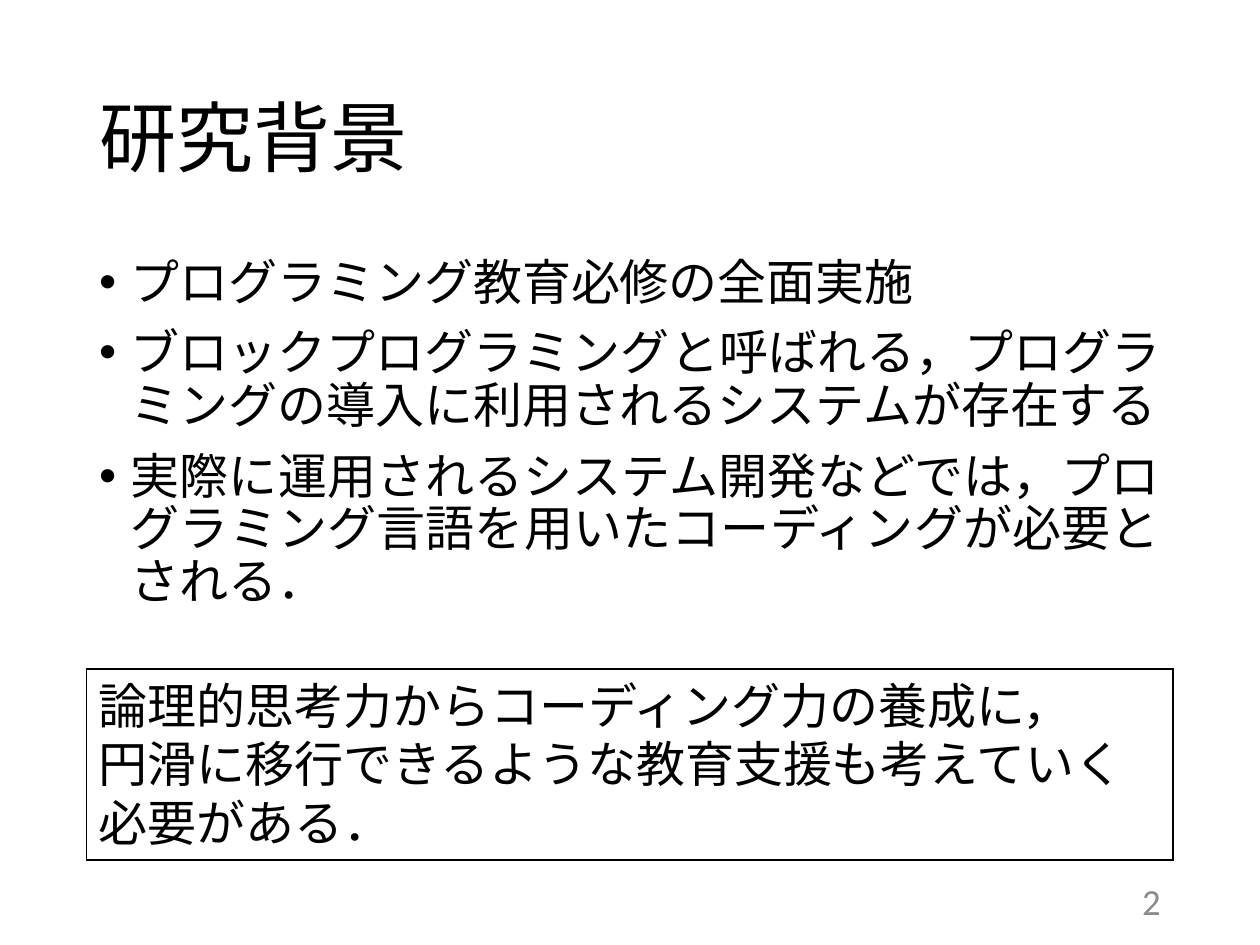
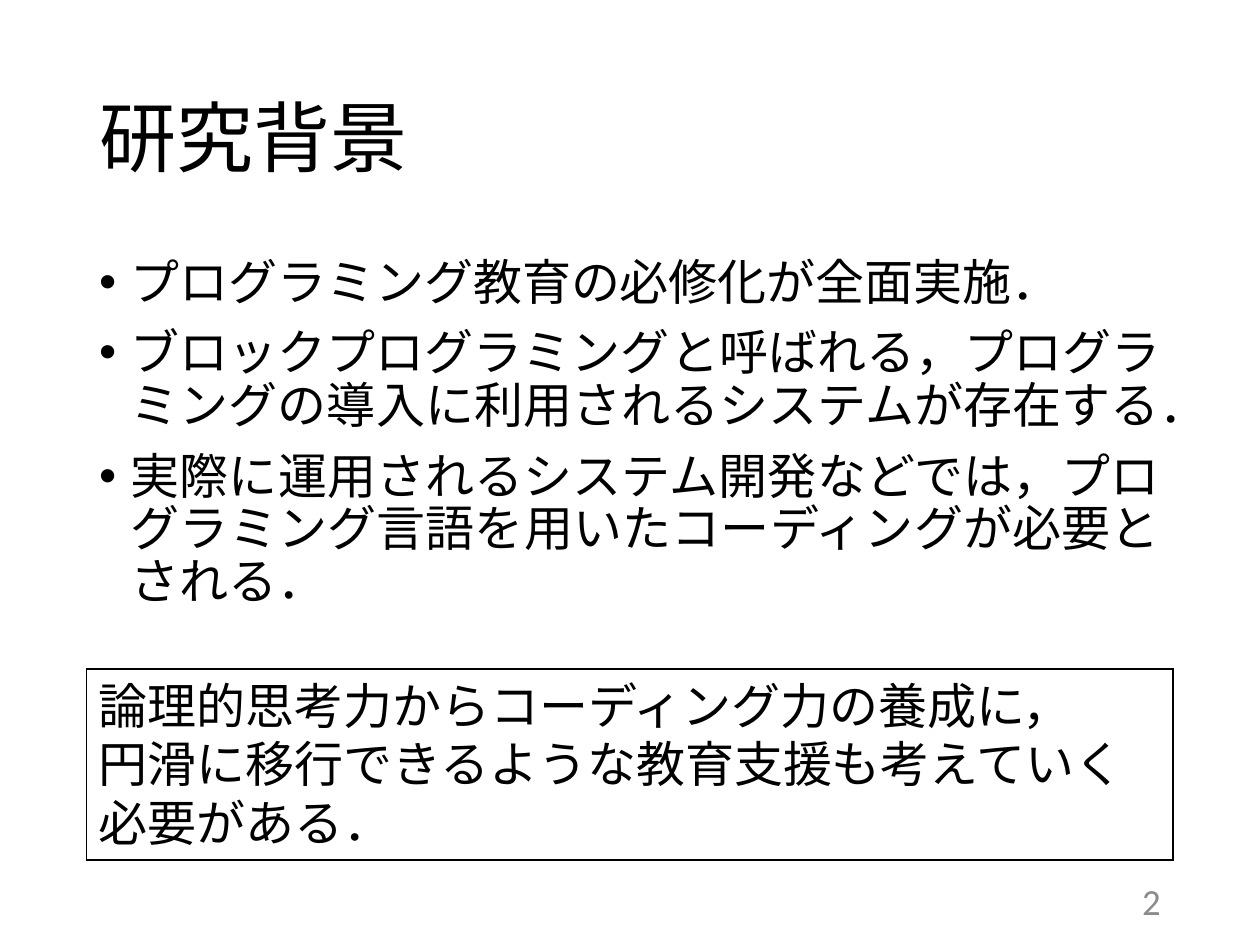
Before and after one commit to kait-takanolab/1821121-shimaoka-thesis, a slide deck: slide 2 of 1821121_shimaoka_thesis.pptx. Drawn at 1260x945 pixels with LibreOffice and Linux fonts; fonts in the diff are those of the drawing. Boxes give left, top, right and bottom in pixels: in the first picture for what was removed or moved away, otherwise in the second. Text is boxed around its words. In the diff, an @@ line names an element or a change of style, - is before the commit and + after.

```diff
--- a/1821121_shimaoka_thesis.pptx
+++ b/1821121_shimaoka_thesis.pptx
@@ text at (131, 258, 1209, 427): text changed @@
-• プログラミング教育必修の全面実施
-• ブロックプログラミングと呼ばれる，プログラミングの導入に利用されるシステムが存在する
+• プログラミング教育の必修化が全面実施．
+• ブロックプログラミングと呼ばれる，プログラミングの導入に利用されるシステムが存在する．
```
Also in this commit, not shown: 10 other slides changed, 2 slides added, 3 slides removed.
